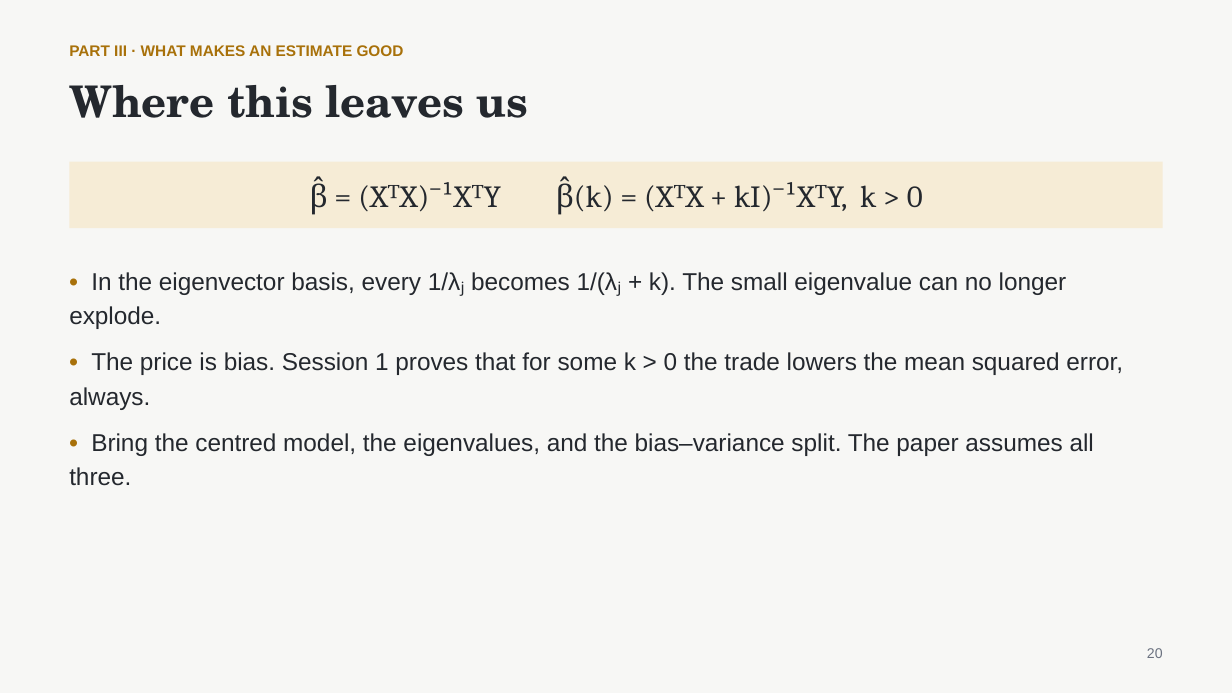
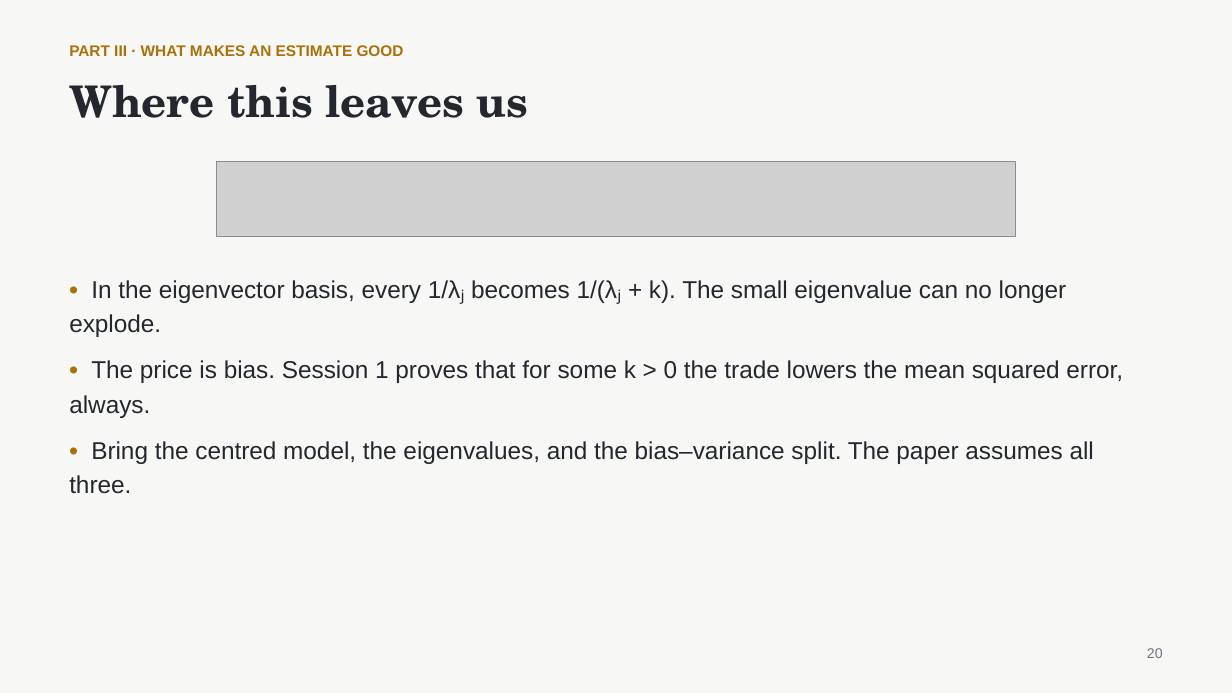
Before and after one commit to nurdauletakhanov/ReadingLab, a slide deck: slide 20 of public/slides/session-0-least-squares-foundations.pptx. Drawn at 1232x693 pixels with LibreOffice and Linux fonts; fonts in the diff are those of the drawing; grey boxes stand for pictures. Boxes give left, top, right and bottom in pixels: in the first picture for what was removed or moved away, otherwise in the second. Text is boxed around its words. In the diff, an @@ line names an element or a change of style, - is before the commit and + after.

```diff
--- a/public/slides/session-0-least-squares-foundations.pptx
+++ b/public/slides/session-0-least-squares-foundations.pptx
@@ rectangle removed at (69, 162, 1163, 228) @@
-β̂ = (XᵀX)⁻¹XᵀY β̂(k) = (XᵀX + kI)⁻¹XᵀY, k > 0
@@ picture added at (216, 162, 1015, 237) @@
@@ text "• In the eigenvector basis, ...": place and size @@
-text "• In the eigenvector basis, ..." at (69, 272, 1123, 486)
+text "• In the eigenvector basis, ..." at (69, 280, 1123, 494)
```
Also in this commit, not shown: 16 other slides changed, 20 other files.
